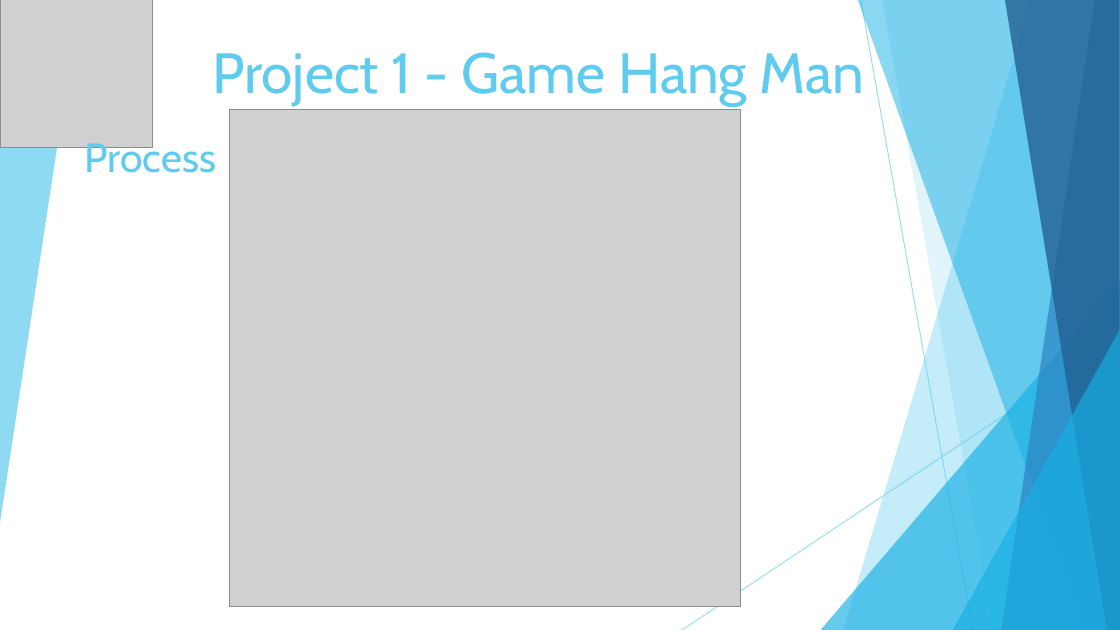
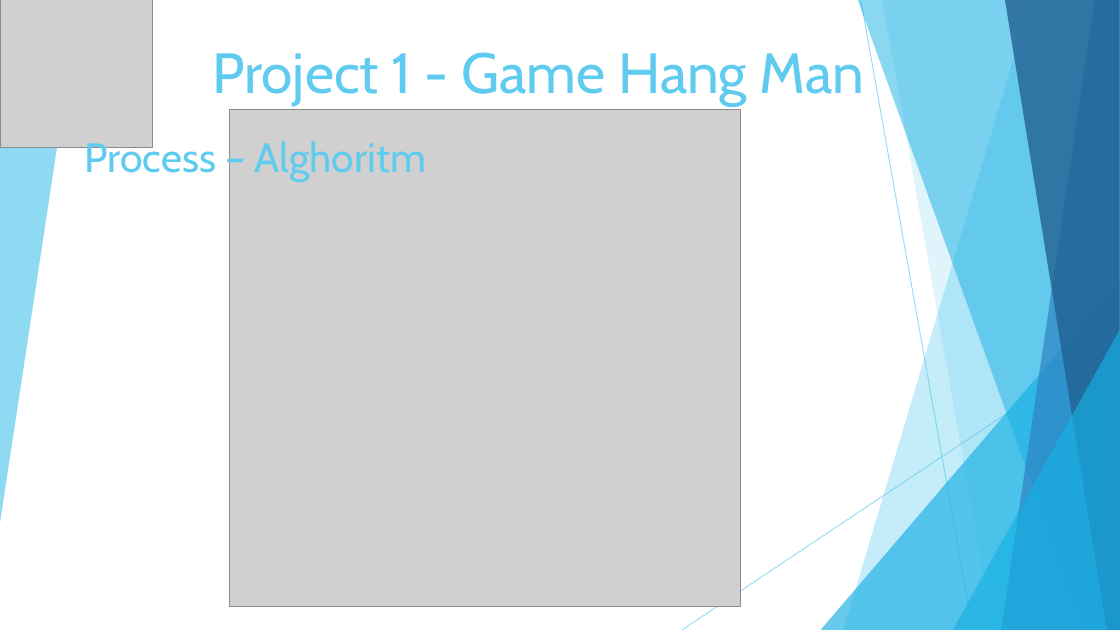
Before and after one commit to Edgart371/Project-1-Hangman-Game, a slide deck: slide 5 of Project1 HangMan.pptx. Drawn at 1120x630 pixels with LibreOffice and Linux fonts; fonts in the diff are those of the drawing; grey boxes stand for pictures. Boxes give left, top, right and bottom in pixels: in the first picture for what was removed or moved away, otherwise in the second. Text is boxed around its words. In the diff, an @@ line names an element or a change of style, - is before the commit and + after.

Commit message:
Project1

```diff
--- a/Project1 HangMan.pptx
+++ b/Project1 HangMan.pptx
@@ text at [85, 138, 426, 182]: text changed @@
-Process
+Process – Alghoritm
```
Also in this commit, not shown: 3 other slides changed, 1 slide added, 1 other file.
